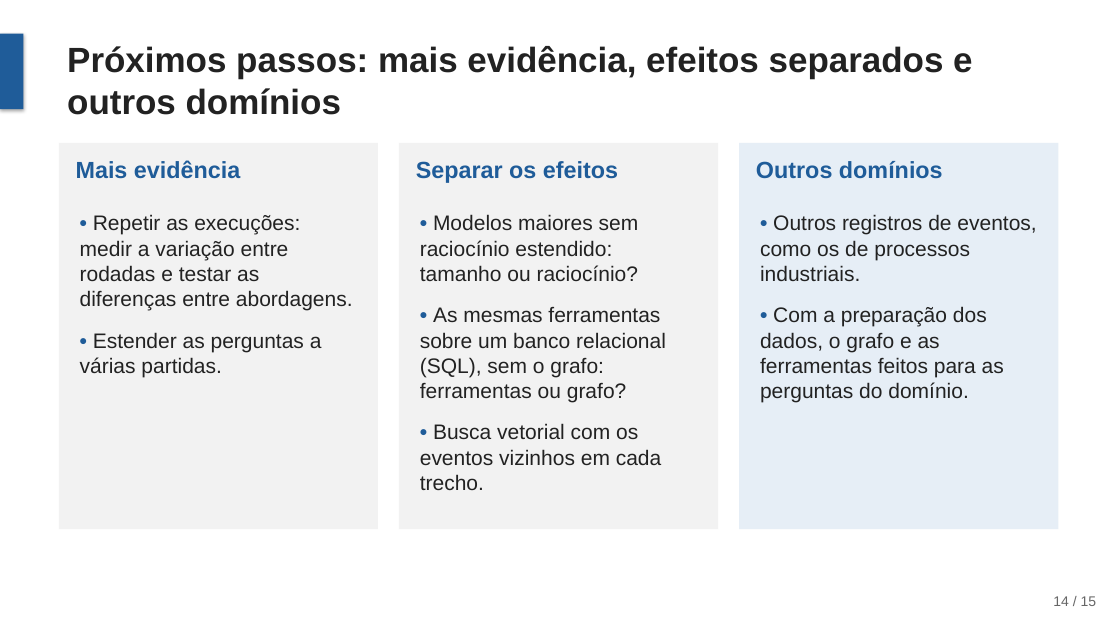
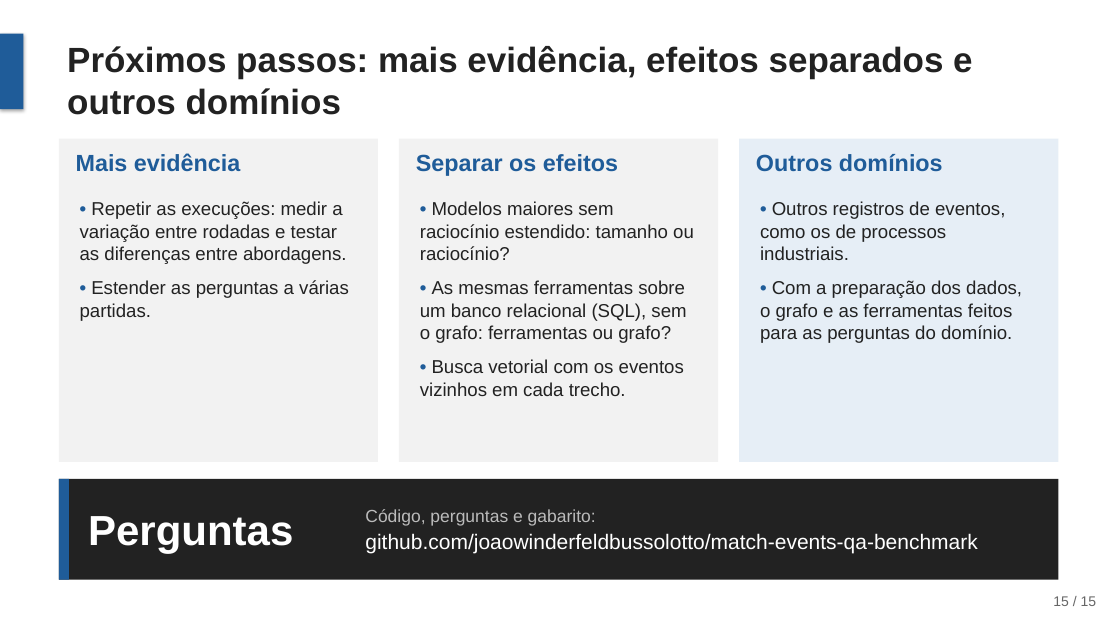
Before and after one commit to joaowinderfeldbussolotto/football-tactics-knowledge-graph, a slide deck: slide 15 of apresentacao/apresentacao.pptx (slide 14 before the commit). Drawn at 1120x630 pixels with LibreOffice and Linux fonts; fonts in the diff are those of the drawing. Boxes give left, top, right and bottom in pixels: in the first picture for what was removed or moved away, otherwise in the second. Text is boxed around its words. In the diff, an @@ line names an element or a change of style, - is before the commit and + after.

```diff
--- a/apresentacao/apresentacao.pptx
+++ b/apresentacao/apresentacao.pptx
@@ rectangle: place and size @@
-rectangle at (59,143,378,529)
+rectangle at (59,139,378,462)
@@ rectangle: place and size @@
-rectangle at (399,143,718,529)
+rectangle at (399,139,718,462)
@@ rectangle: place and size @@
-rectangle at (739,143,1059,529)
+rectangle at (739,139,1059,462)
@@ 3 texts: place and size @@
-3 texts at (76,160,943,183)
+3 texts at (76,153,943,176)
@@ text "• Repetir as execuções: medir ...": place and size @@
-text "• Repetir as execuções: medir ..." at (80,214,353,377)
+text "• Repetir as execuções: medir ..." at (80,201,349,321)
@@ text "• Modelos maiores sem raciocínio ...": place and size @@
-text "• Modelos maiores sem raciocínio ..." at (420,214,666,490)
+text "• Modelos maiores sem raciocínio ..." at (420,201,694,396)
@@ size 18 to 16 pt; less space between paragraphs in 3 elements at (80,201,349,321), (420,201,694,396), (760,201,1022,343) @@
@@ text "• Outros registros de eventos, ...": place and size @@
-text "• Outros registros de eventos, ..." at (760,214,1036,402)
+text "• Outros registros de eventos, ..." at (760,201,1022,343)
@@ rectangle added at (59,479,1059,580), fill #222222 @@
@@ rectangle added at (59,479,69,580), fill #1F5C99 @@
@@ text added at (365,509,977,553), 18 pt, text #FFFFFF @@
+Código, perguntas e gabarito:
+github.com/joaowinderfeldbussolotto/match-events-qa-benchmark
@@ text added at (88,516,293,554), 36 pt, text #FFFFFF, bold @@
+Perguntas
@@ text at (1053,596,1097,606): text changed @@
-14 / 15
+15 / 15
```
Also in this commit, not shown: 12 other slides changed, 1 slide added, 1 slide removed, 2 other files.
